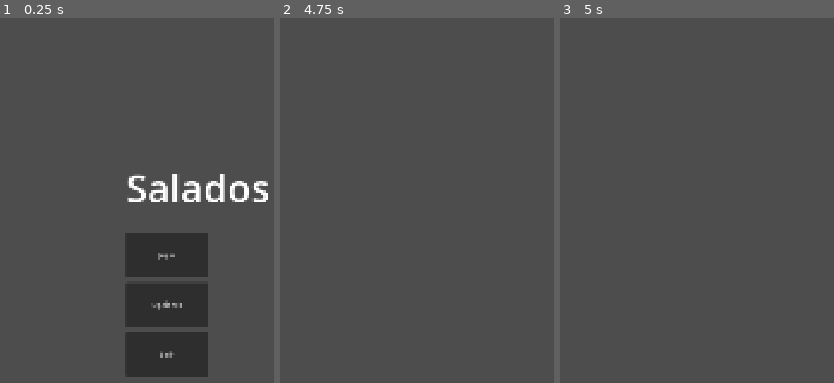
Above: before the commit, frames 1-3 (left to right).
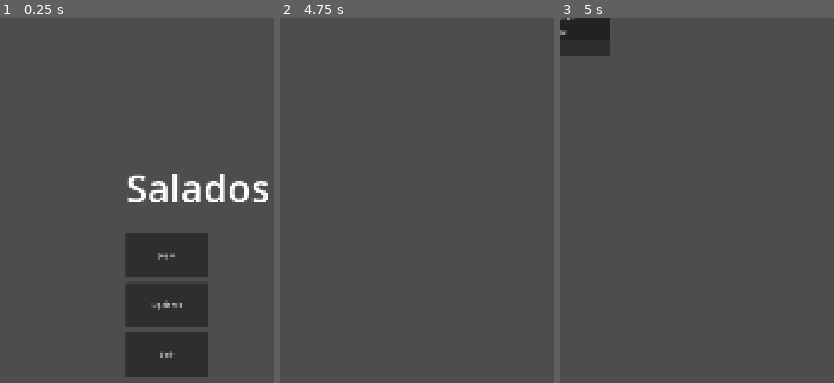
Above: after the commit, the same moments.

Repository: pancrasea/Salados
Game: Godot game, scene res://src/ui/MainMenu.tscn
Same seed, same stepped clock (60 frames per second), same inputs: the game is played once before the commit and once after it. The project has no main scene, so this scene is started directly.
Inputs (mouse positions are in pixels of both pictures, inside the frame that each line leads up to):
- Up to frame 1 (0.25 s): no input
- Up to frame 2 (4.75 s): click "Opciones" at 0.5 s; tap Enter at 1.25, 2.75, 4.25 s; move the mouse to (outside the picture) at 1.27 s; click (outside the picture) at 1.42 s; tap Space at 2, 3.5 s; drag from (521, 266) to (outside the picture) at 2.02 s; move the mouse to (outside the picture) at 2.77 s; click (outside the picture) at 2.92 s; drag from (outside the picture) to (438, 174) at 3.52 s; move the mouse to (outside the picture) at 4.27 s; click (outside the picture) at 4.42 s
- Up to frame 3 (5 s): tap Escape (ui_cancel) at 4.9 s

Frames 1-2 are identical in both runs. In frame 3, 1.9% of the frame differs, in the area x 0-19%, y 0-11%.

Commit message:
menu pause

Diff:
--- a/src/entities/station/station.gd
+++ b/src/entities/station/station.gd
@@ -4,6 +4,14 @@
 @export var right_station : PackedScene
 @export var left_station : PackedScene
 @export var dowm_station : PackedScene
+
+const PAUSE_MENU_SCENE := preload("res://src/ui/MenuPause.tscn")
+
+
+func _ready() -> void:
+	var pause_menu := PAUSE_MENU_SCENE.instantiate()
+	add_child(pause_menu)
+
 
 func _on_buttom_area_entered(_area: Area2D) -> void:
 	GameManager.load_scene(dowm_station)
--- /dev/null
+++ b/src/ui/MenuPause.tscn
@@ -0,0 +1,54 @@
+[gd_scene format=3 uid="uid://b6drxt34olix6"]
+
+[ext_resource type="Script" uid="uid://c5lh8o4mqxrr7" path="res://src/ui/menu_pause.gd" id="1_2pfpd"]
+
+[node name="MenuPause" type="Control" unique_id=279778921]
+layout_mode = 3
+anchors_preset = 15
+anchor_right = 1.0
+anchor_bottom = 1.0
+grow_horizontal = 2
+grow_vertical = 2
+script = ExtResource("1_2pfpd")
+
+[node name="Panel" type="PanelContainer" parent="." unique_id=1135213384]
+layout_mode = 1
+anchors_preset = 8
+anchor_left = 0.5
+anchor_top = 0.5
+anchor_right = 0.5
+anchor_bottom = 0.5
+offset_left = -121.5
+offset_top = -92.0
+offset_right = 121.5
+offset_bottom = 92.0
+grow_horizontal = 2
+grow_vertical = 2
+
+[node name="VBoxContainer" type="VBoxContainer" parent="Panel" unique_id=1646811266]
+layout_mode = 2
+
+[node name="Label" type="Label" parent="Panel/VBoxContainer" unique_id=1049578117]
+layout_mode = 2
+text = "Pause"
+horizontal_alignment = 1
+
+[node name="VBoxContainer2" type="VBoxContainer" parent="Panel" unique_id=1219252793]
+layout_mode = 2
+size_flags_vertical = 4
+
+[node name="Button" type="Button" parent="Panel/VBoxContainer2" unique_id=285269400]
+layout_mode = 2
+text = "Continuar"
+
+[node name="Button2" type="Button" parent="Panel/VBoxContainer2" unique_id=578249816]
+layout_mode = 2
+text = "Opciones"
+
+[node name="Button3" type="Button" parent="Panel/VBoxContainer2" unique_id=707873257]
+layout_mode = 2
+text = "Salir"
+
+[connection signal="pressed" from="Panel/VBoxContainer2/Button" to="." method="_on_button_pressed"]
+[connection signal="pressed" from="Panel/VBoxContainer2/Button2" to="." method="_on_button_2_pressed"]
+[connection signal="pressed" from="Panel/VBoxContainer2/Button3" to="." method="_on_button_3_pressed"]
--- /dev/null
+++ b/src/ui/menu_pause.gd
@@ -0,0 +1,40 @@
+extends Control
+
+
+func _ready() -> void:
+	process_mode = Node.PROCESS_MODE_ALWAYS
+	hide()
+
+
+func _unhandled_input(event: InputEvent) -> void:
+	if event.is_action_pressed("ui_cancel"):
+		if get_tree().paused:
+			_resume_game()
+		else:
+			_pause_game()
+		get_viewport().set_input_as_handled()
+
+
+func _pause_game() -> void:
+	show()
+	get_tree().paused = true
+	$Panel/VBoxContainer2/Button.grab_focus()
+
+
+func _resume_game() -> void:
+	get_tree().paused = false
+	hide()
+
+
+func _on_button_3_pressed() -> void:
+	get_tree().paused = false
+	get_tree().change_scene_to_file("res://src/ui/MainMenu.tscn")
+
+
+func _on_button_2_pressed() -> void:
+	$Panel/VBoxContainer2/Button2.disabled = true
+	$Panel/VBoxContainer/Label.text = "Opciones no disponibles"
+
+
+func _on_button_pressed() -> void:
+	_resume_game()
Not shown, added: src/ui/menu_pause.gd.uid
